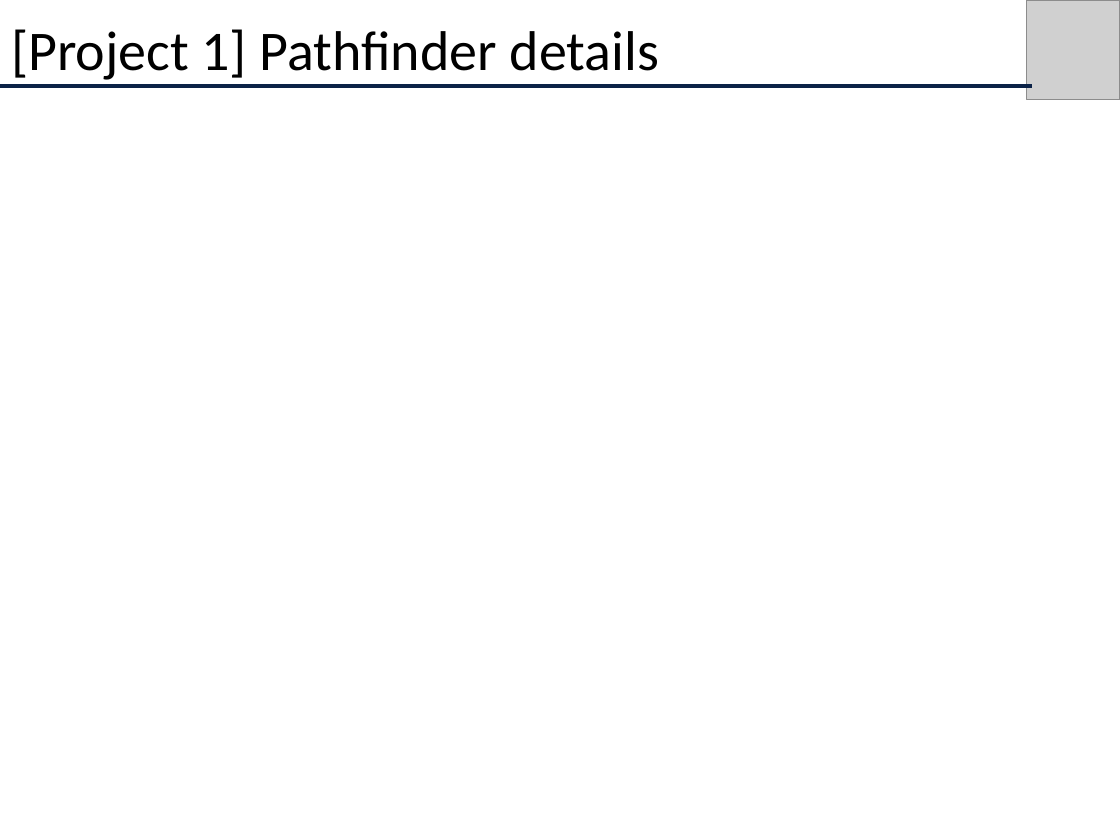
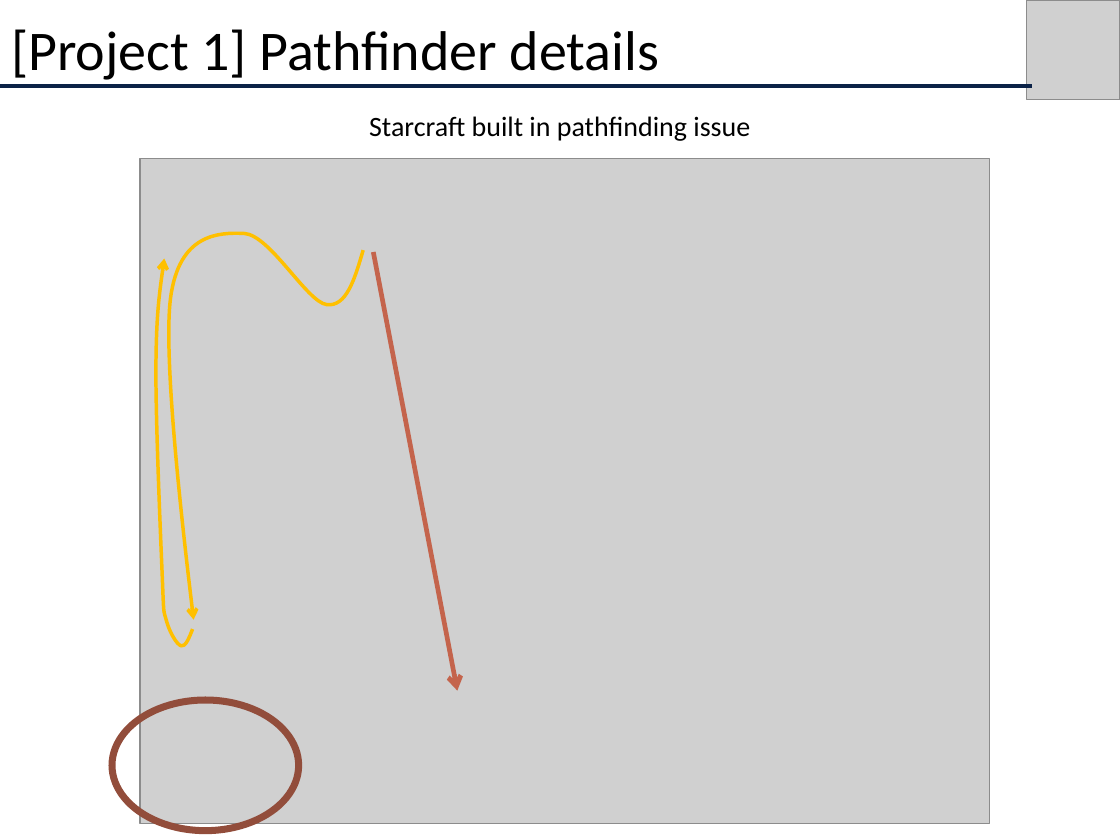
Before and after one commit to albertouri/psmage, a slide deck: slide 21 of docs/CS680Presentation.pptx (slide 20 before the commit). Drawn at 1120x840 pixels with LibreOffice and Linux fonts; fonts in the diff are those of the drawing; grey boxes stand for pictures. Boxes give left, top, right and bottom in pixels: in the first picture for what was removed or moved away, otherwise in the second. Text is boxed around its words. In the diff, an @@ line names an element or a change of style, - is before the commit and + after.

Commit message:
Adding style on pptx and pathfinding and PCG slides

```diff
--- a/docs/CS680Presentation.pptx
+++ b/docs/CS680Presentation.pptx
@@ text added at (x1=369, y1=116, x2=750, y2=141), 18 pt, text #000000 @@
+Starcraft built in pathfinding issue
@@ picture added at (x1=140, y1=159, x2=989, y2=824) @@
@@ freeform shape added at (x1=162, y1=232, x2=363, y2=619), outline #FFC000 2.25 pt @@
@@ freeform shape added at (x1=156, y1=259, x2=193, y2=647), outline #FFC000 2.25 pt @@
@@ arrow added from (373, 252) to (457, 691), #C4654C 3 pt @@
@@ ellipse added at (x1=112, y1=700, x2=299, y2=831), outline #924E3C 4.5 pt @@
```
Also in this commit, not shown: 4 other slides changed, 9 slides added, 6 other files.
